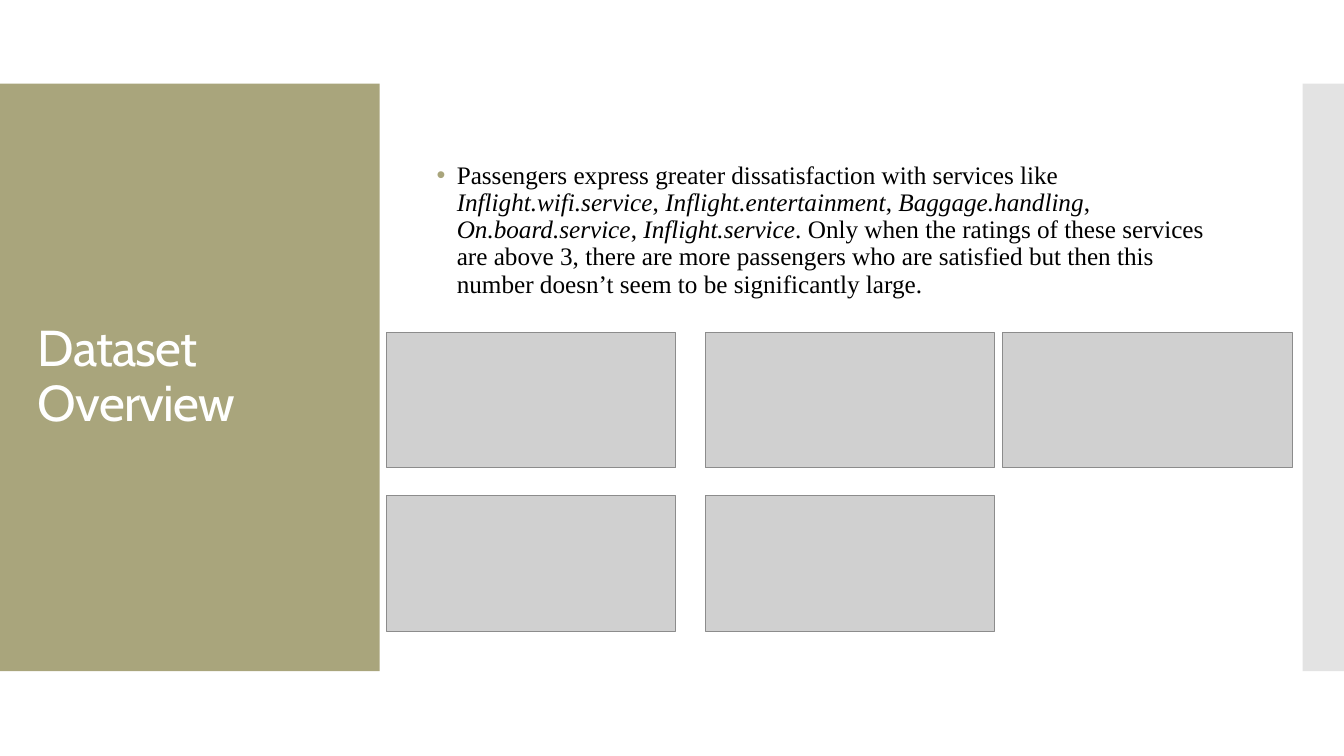
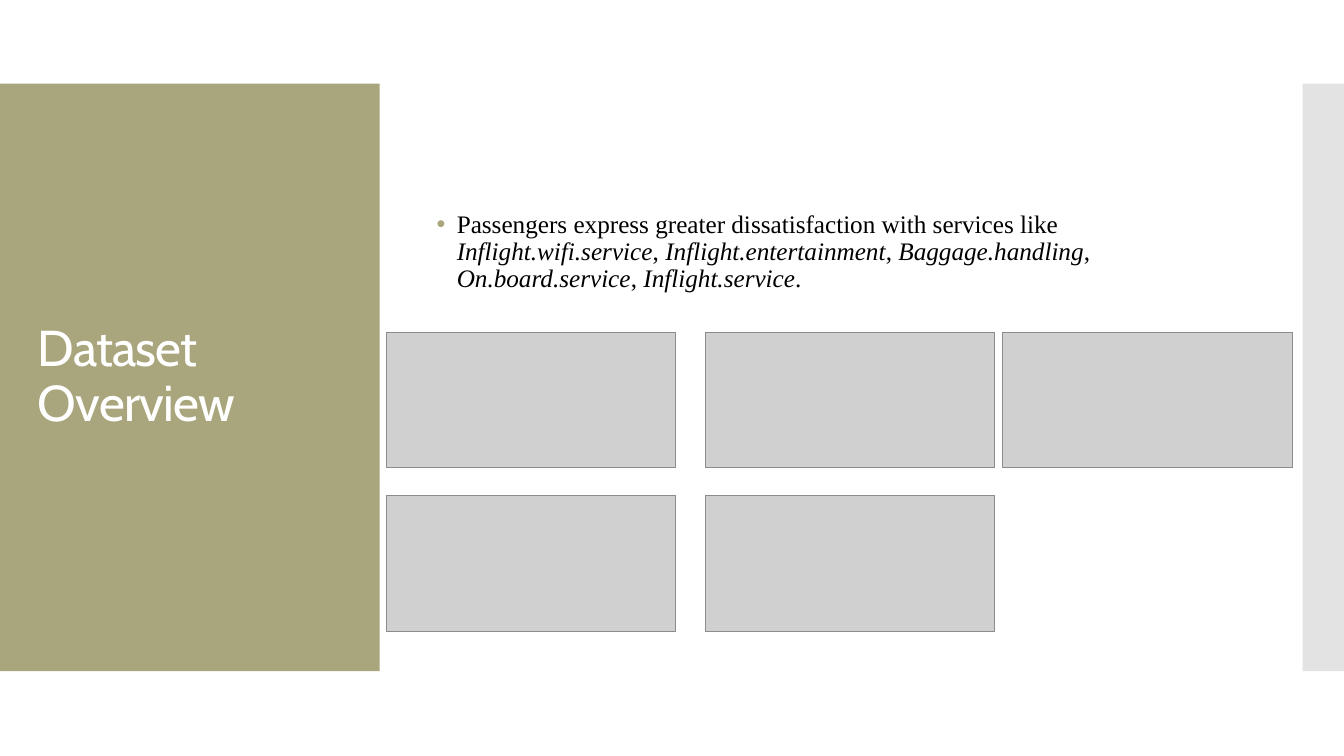
Before and after one commit to MGT-6203-Summer-2023-Edx/Team-6, a slide deck: slide 12 of Final Presentation Slides/Team_6_Final_Slides.pptx (slide 7 before the commit). Drawn at 1344x756 pixels with LibreOffice and Linux fonts; fonts in the diff are those of the drawing; grey boxes stand for pictures. Boxes give left, top, right and bottom in pixels: in the first picture for what was removed or moved away, otherwise in the second. Text is boxed around its words. In the diff, an @@ line names an element or a change of style, - is before the commit and + after.

Commit message:
Updated final presentation slides

```diff
--- a/Final Presentation Slides/Team_6_Final_Slides.pptx
+++ b/Final Presentation Slides/Team_6_Final_Slides.pptx
@@ text at <box>457,215,1090,293</box>: text changed; italic on @@
-• Passengers express greater dissatisfaction with services like Inflight.wifi.service, Inflight.entertainment, Baggage.handling, On.board.service, Inflight.service. Only when the ratings of these services are above 3, there are more passengers who are satisfied but then this number doesn’t seem to be significantly large.
+• Passengers express greater dissatisfaction with services like Inflight.wifi.service, Inflight.entertainment, Baggage.handling, On.board.service, Inflight.service.
```
Also in this commit, not shown: 2 other slides changed, 10 slides added, 3 slides removed.
